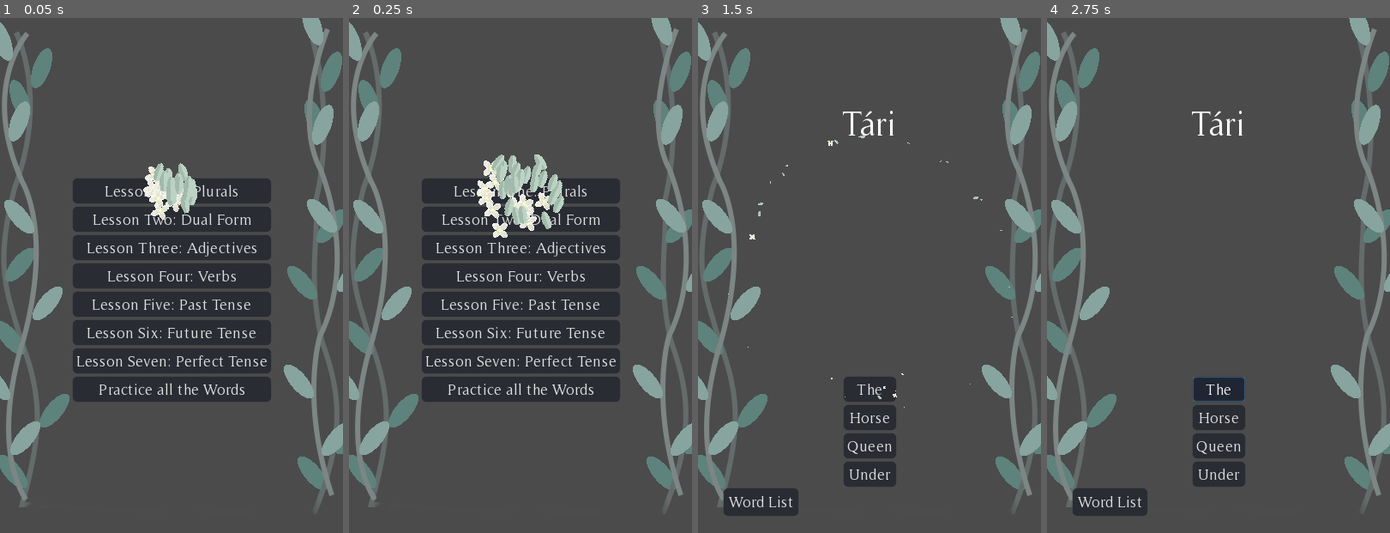
Above: before the commit, frames 1-4 (left to right).
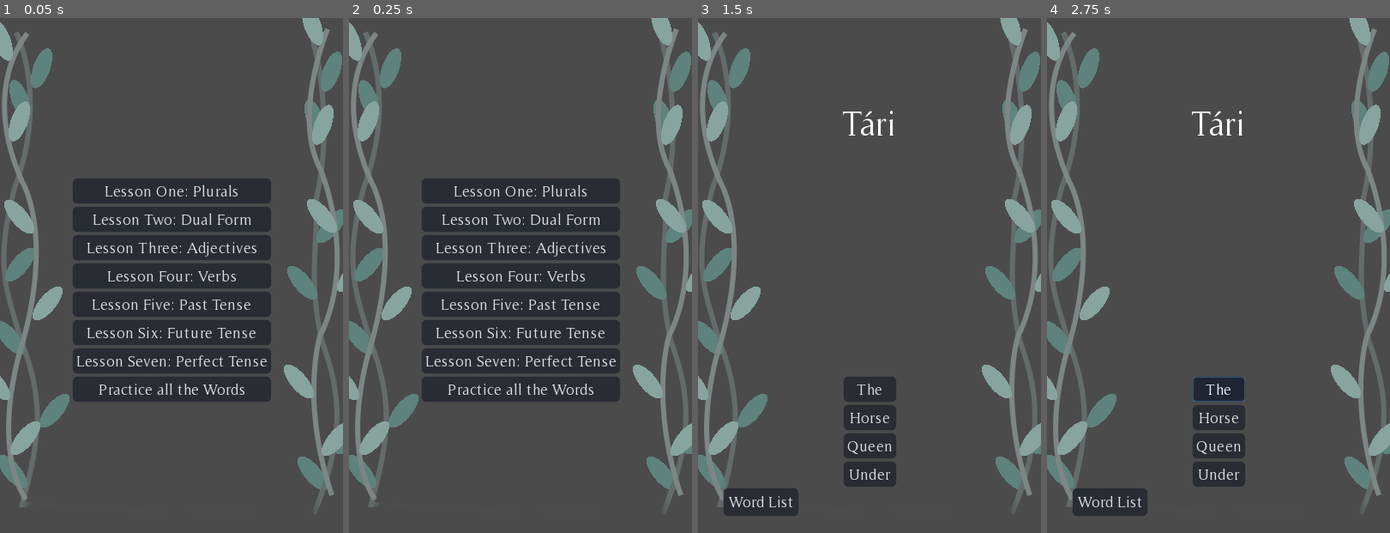
Above: after the commit, the same moments.

Repository: the-alex-g/QuenyaFlashcards
Game: Godot game, scene res://Main.tscn
Same seed, same stepped clock (60 frames per second), same inputs: the game is played once before the commit and once after it. This scene is started directly instead of the project's main scene.
Inputs:
- Up to frame 1 (0.05 s): no input
- Up to frame 2 (0.25 s): no input
- Up to frame 3 (1.5 s): click "Lesson One: Plurals" at 0.5 s; click "Done" at 1.25 s
- Up to frame 4 (2.75 s): click "The" at 2 s

The runs differ from the first frame. In frame 1, 1.1% of the frame differs, in the area x 41-58%, y 28-40%; in frame 2, 2.1%, in the area x 37-63%, y 26-43%; in frame 3, less than 0.1%; in frame 4, nothing differs.

Commit message:
Stop particles from emitting on start

Diff:
--- a/project/Main.gd
+++ b/project/Main.gd
@@ -33,7 +33,6 @@
 	_word_list_display.visible = false
 	_lesson.visible = false
 	_lesson_finished_timer.wait_time = _lesson_finished_paricles.lifetime+0.3
-	_lesson_finished_paricles.emit()
 
 
 func _get_list(lesson_number:String)->void:
